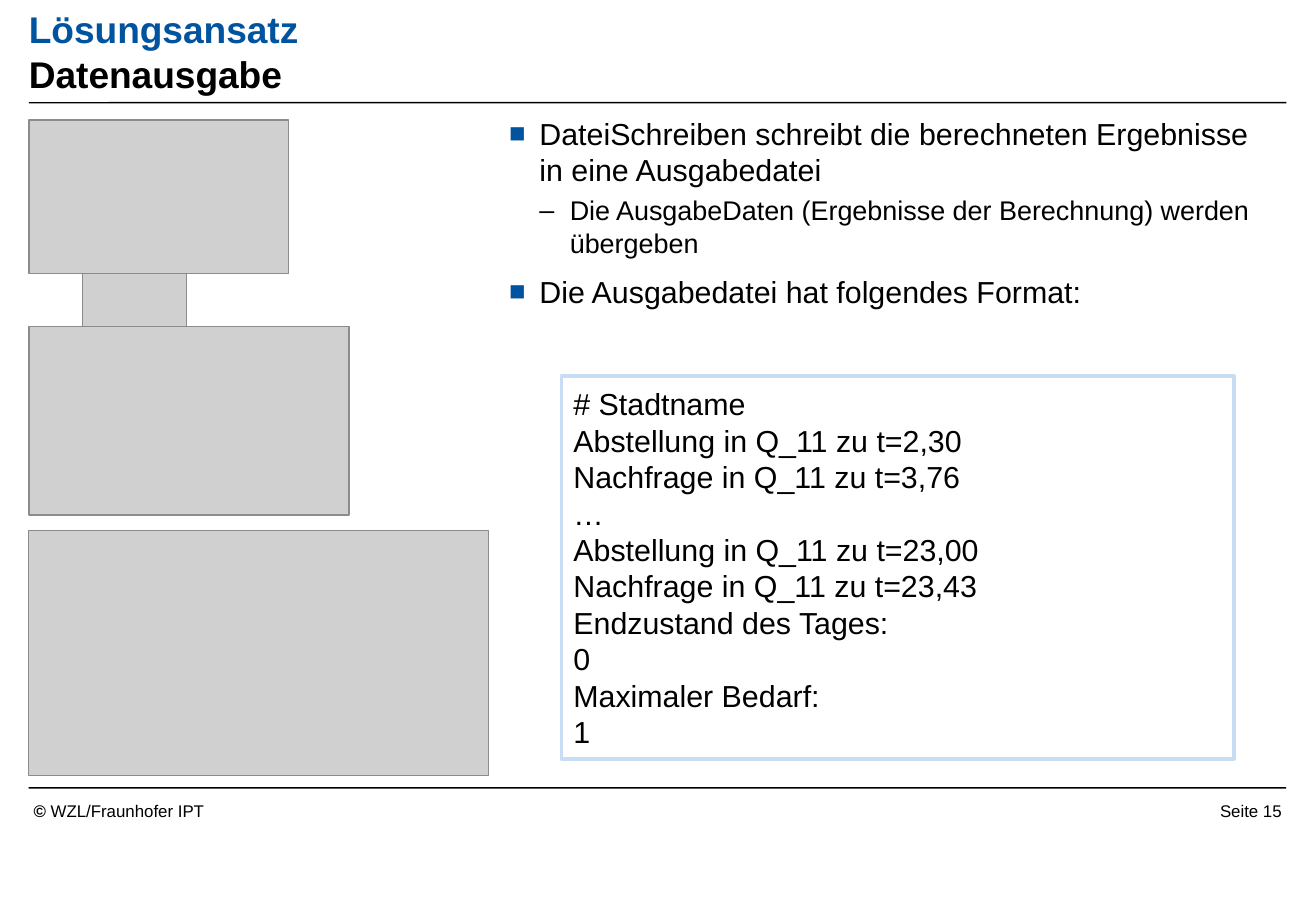
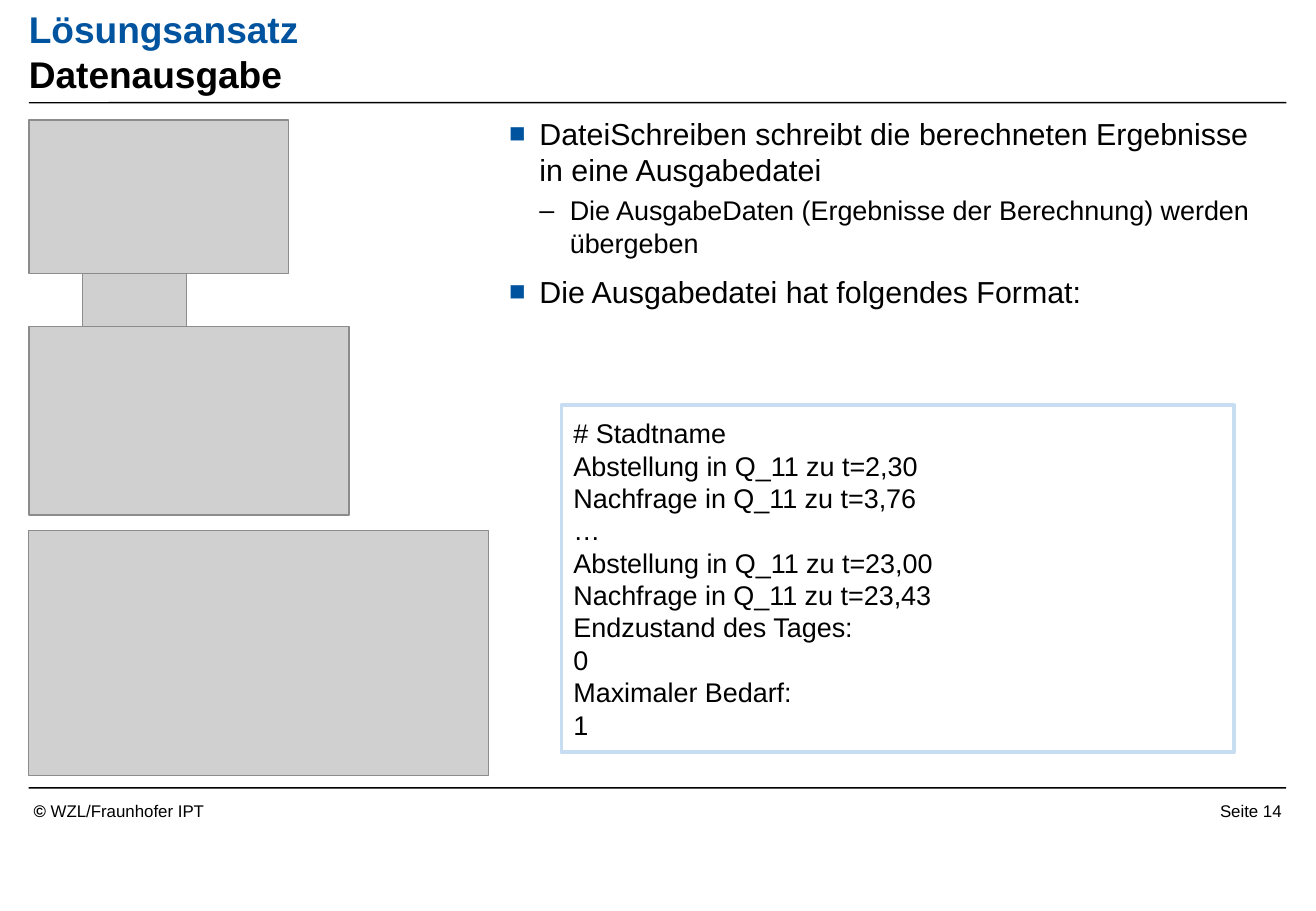
Before and after one commit to Readock/IHK2017, a slide deck: slide 14 of Vortrag/Vortrag Überarbeitet.pptx (slide 15 before the commit). Drawn at 1316x911 pixels with LibreOffice and Linux fonts; fonts in the diff are those of the drawing; grey boxes stand for pictures; background and template pictures are left out. Boxes give left, top, right and bottom in pixels: in the first picture for what was removed or moved away, otherwise in the second. Text is boxed around its words. In the diff, an @@ line names an element or a change of style, - is before the commit and + after.

```diff
--- a/Vortrag/Vortrag Überarbeitet.pptx
+++ b/Vortrag/Vortrag Überarbeitet.pptx
@@ rectangle "# Stadtname": place and size @@
-rectangle "# Stadtname" at <box>561,377,1235,759</box>
+rectangle "# Stadtname" at <box>561,405,1235,752</box>
@@ rectangle "# Stadtname" at <box>561,405,1235,752</box>: size 18 to 16 pt @@
@@ page number at <box>1220,804,1282,817</box>: text changed @@
-Seite 15
+Seite 14
```
Also in this commit, not shown: 4 other slides changed, 2 other files.
